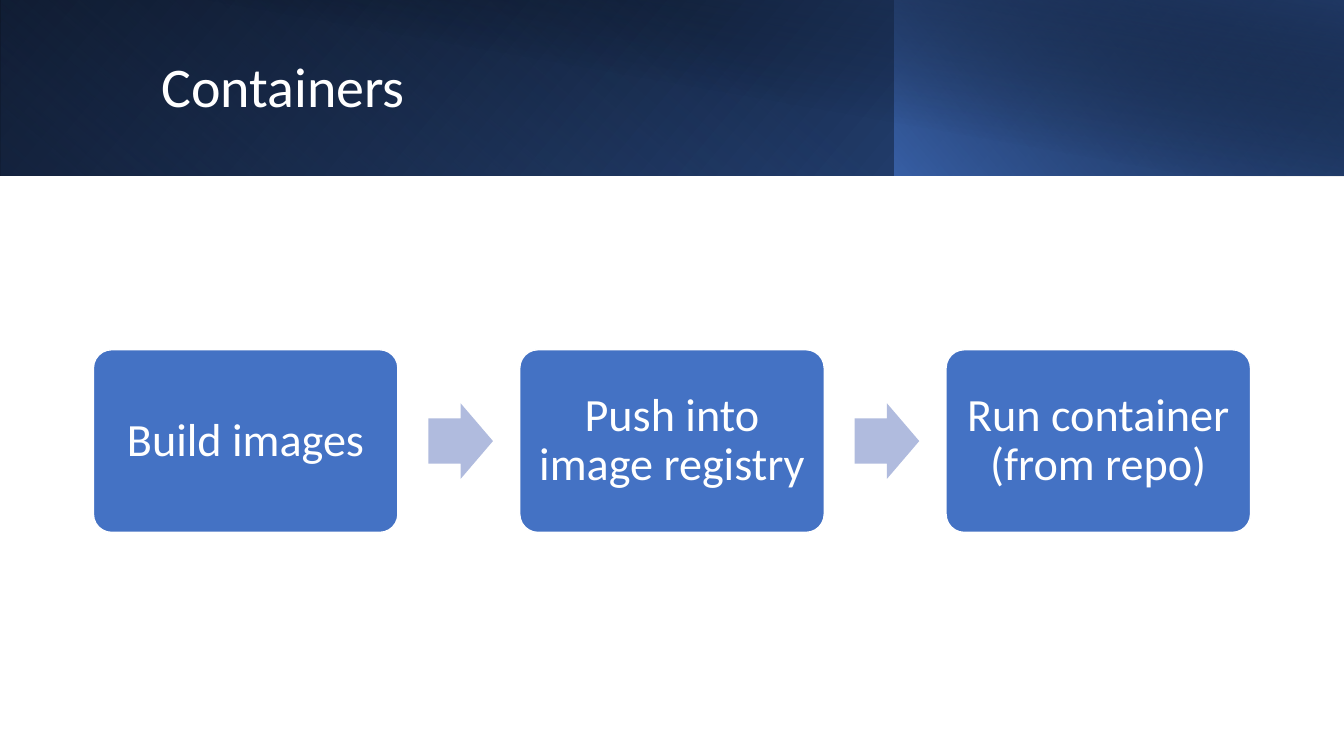
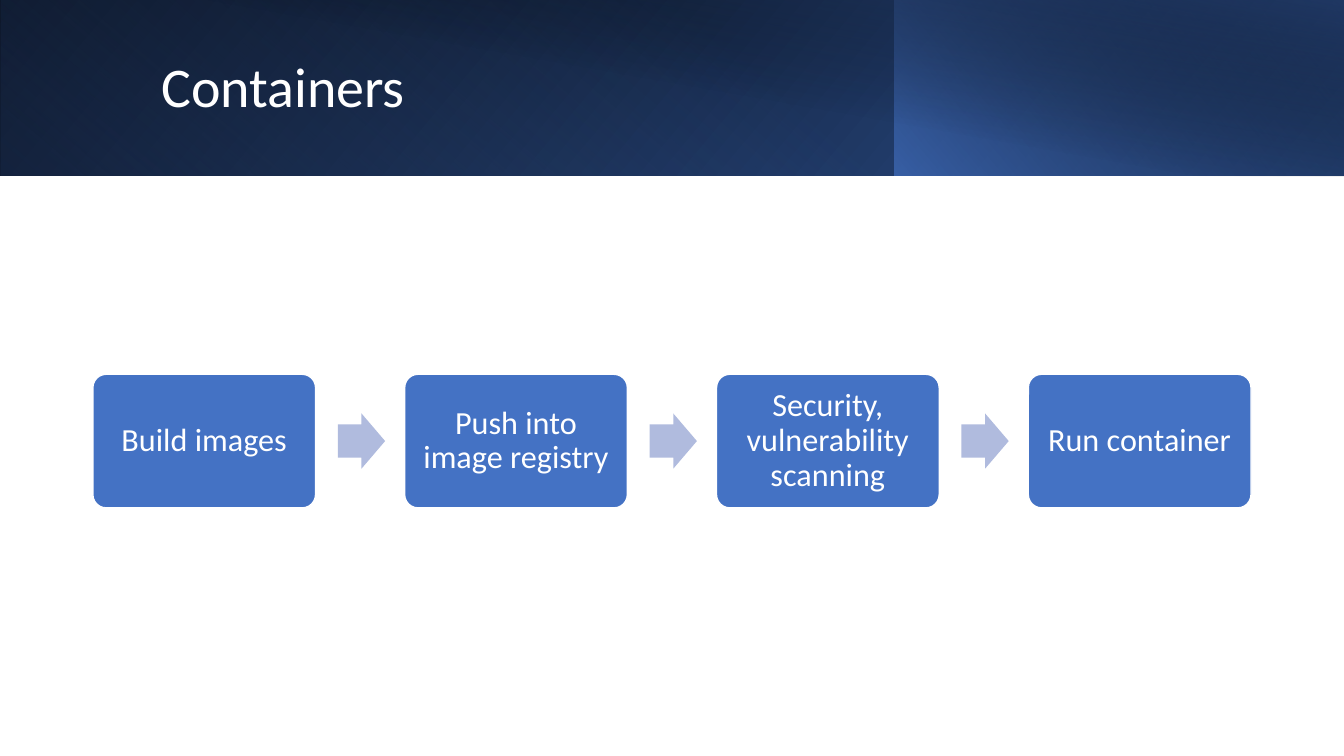
Before and after one commit to casimiri/k8stech, a slide deck: slide 5 of slides/Introduction to Kubernetes.pptx. Drawn at 1344x756 pixels with LibreOffice and Linux fonts; fonts in the diff are those of the drawing. Boxes give left, top, right and bottom in pixels: in the first picture for what was removed or moved away, otherwise in the second. Text is boxed around its words. In the diff, an @@ line names an element or a change of style, - is before the commit and + after.

Commit message:
Slide update: K8s, GitOps

```diff
--- a/slides/Introduction to Kubernetes.pptx
+++ b/slides/Introduction to Kubernetes.pptx
@@ rounded rectangle resized from (x1=94, y1=350, x2=398, y2=532) to (x1=93, y1=374, x2=316, y2=508) @@
@@ text "Build images" at (x1=121, y1=428, x2=287, y2=457): size 33 to 23 pt; less space between paragraphs @@
@@ rounded rectangle resized from (x1=520, y1=350, x2=825, y2=532) to (x1=405, y1=374, x2=628, y2=508) @@
@@ text "Push into image registry" at (x1=423, y1=411, x2=608, y2=474): size 33 to 23 pt; less space between paragraphs @@
@@ text "Push into image registry" moved from (x1=539, y1=399, x2=805, y2=488) to (x1=423, y1=411, x2=608, y2=474) @@
@@ rounded rectangle added at (x1=717, y1=374, x2=940, y2=508), fill #4472C4, outline #FFFFFF 1 pt @@
@@ rounded rectangle resized from (x1=947, y1=350, x2=1251, y2=532) to (x1=1028, y1=374, x2=1251, y2=508) @@
@@ right arrow resized from (x1=429, y1=403, x2=493, y2=479) to (x1=338, y1=413, x2=385, y2=469) @@
@@ right arrow added at (x1=650, y1=413, x2=698, y2=469), fill #B0BCDE @@
@@ text added at (x1=747, y1=394, x2=909, y2=492), 23 pt, text #FFFFFF @@
+Security, vulnerability scanning
@@ right arrow resized from (x1=855, y1=403, x2=920, y2=479) to (x1=962, y1=413, x2=1009, y2=469) @@
@@ text at (x1=1048, y1=429, x2=1231, y2=451): text changed; size 33 to 23 pt @@
-Run container (from repo)
+Run container
```
Also in this commit, not shown: 2 other slides changed, 3 slides added, 1 slide removed, 1 other file.
